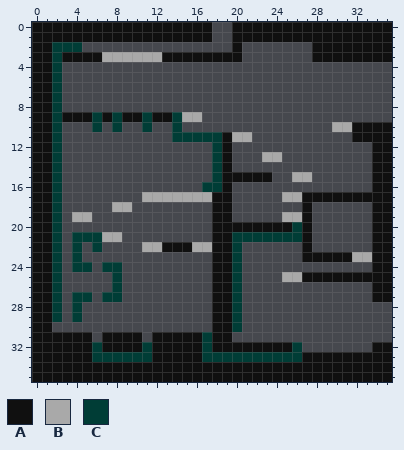
Pixel-art sprite -- AridArnold/Content/Campaigns/MainCampaign/Hub/0701.png. This is how it looked before the edit.
The file is 36x36 pixels.
Palette (. is transparent): A #101010  B #a9a9a9  C #003d36
Pixels before, first column x 0:
 0 AAAAAAAAAAAAAAAAAA..AAAAAAAAAAAAAAAA
 1 AAAAAAAAAAAAAAAAAA..AAAAAAAAAAAAAAAA
 2 AACCC...............A.......AAAAAAAA
 3 AACAAAABBBBBBAAAAAAAA.......AAAAAAAA
 4 AAC.................................
 5 AAC.................................
 6 AAC.................................
 7 AAC.................................
 8 AAC.................................
 9 AACAAACACAACAACBB...................
10 AAC...C.C..C..C...............BBAAAA
11 AAC...........CCCCCABB..........AAAA
12 AAC...............CA..............AA
13 AAC...............CA...BB.........AA
14 AAC...............CA..............AA
15 AAC...............CAAAAA..BB......AA
16 AAC..............CCA..............AA
17 AAC........BBBBBBBAA.....BBAAAAAAAAA
18 AAC.....BB........AA.......A......AA
19 AAC.BB............AA.....BBA......AA
20 AAC...............AAAAAAAACA......AA
21 AAC.CCCBB.........AACCCCCCCA......AA
22 AAC.C.C....BBAAABBAAC......A......AA
23 AAC.C.............AAC......AAAAABBAA
24 AAC.CC.CC.........AAC.............AA
25 AAC.....C.........AAC....BBAAAAAAAAA
26 AAC.....C.........AAC.............AA
27 AAC.CC.CC.........AAC.............AA
28 AAC.C.............AAC...............
29 AAC.C.............AAC...............
30 AA................AAC...............
31 AAAAAA.AAAA.AAAAACAA................
32 AAAAAACAAAACAAAAACAAAAAAAAC.......AA
33 AAAAAACCCCCCAAAAACCCCCCCCCCAAAAAAAAA
34 AAAAAAAAAAAAAAAAAAAAAAAAAAAAAAAAAAAA
35 AAAAAAAAAAAAAAAAAAAAAAAAAAAAAAAAAAAA
After the commit:
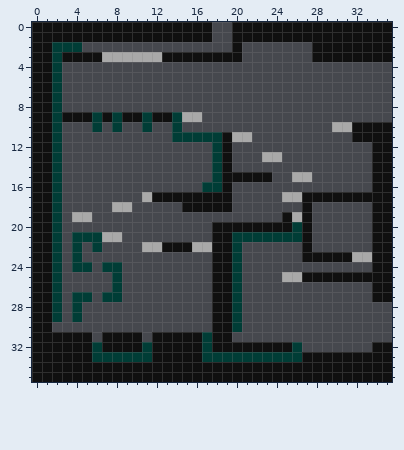
Diff:
Colour A is added in row 18 at x 15 to 17.
Colour A replaces colour B in row 17 at x 12 to 17; in row 19 at x 25.
The edit erases colour A in row 19 at x 18 to 19.
